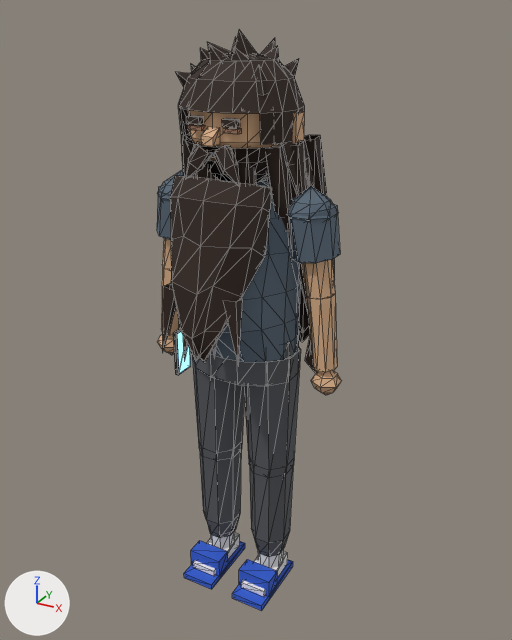
Before and after pictures for a commit that changed the glTF model client/public/models/genc.glb.
Both versions are drawn from a 50 mm camera at (1.013, -1.766, 1.868) aimed at (0.03, 0.022, 0.974). The lights are fixed; the arrows at lower left show +X, +Y and +Z. The first picture is the older version. Mesh edges are drawn as thin lines.

Script lines for the objects in view, before the commit:
```python
me_govde = bpy.data.meshes.new('govde')
me_govde.from_pydata(...)  # 631 vertices, 1113 faces; spans x -0.33..0.33, y -0.2..0.14, z 0.0..1.75
# faces by material slot: [379, 36, 358, 188, 80, 48, 24]
me_govde.materials.append(mat_ten)  # beige #e0b48c
me_govde.materials.append(mat_sac)  # brown #2e1e14
me_govde.materials.append(mat_ust)  # greyish blue #5b6b7a
me_govde.materials.append(mat_alt)  # dark grey #55575c
me_govde.materials.append(mat_corap)  # white #ededed
me_govde.materials.append(mat_terlik)  # blue #2d5bd0
me_govde.materials.append(mat_torba)  # brown #c8977a
me_sac_daginik = bpy.data.meshes.new('sac_daginik')
me_sac_daginik.from_pydata(...)  # 106 vertices, 124 faces; spans x -0.167..0.167, y -0.172..0.156, z 1.54..1.819
me_sac_daginik.materials.append(mat_sac)  # brown #2e1e14
me_sakal_lider = bpy.data.meshes.new('sakal_lider')
me_sakal_lider.from_pydata(...)  # 150 vertices, 236 faces; spans x -0.165..0.165, y -0.281..0.004, z 0.922..1.585
me_sakal_lider.materials.append(mat_sac)  # brown #2e1e14
ob_govde = bpy.data.objects.new('govde', me_govde)
ob_govde.location = (0.0, 0.0, 0.0)
ob_sac_daginik = bpy.data.objects.new('sac_daginik', me_sac_daginik)
ob_sac_daginik.location = (0.0, 0.0, 0.0)
ob_sakal_lider = bpy.data.objects.new('sakal_lider', me_sakal_lider)
ob_sakal_lider.location = (0.0, 0.0, 0.0)
# also in view: 'sac_lider' at (0.002, 0.047, 1.264)
```
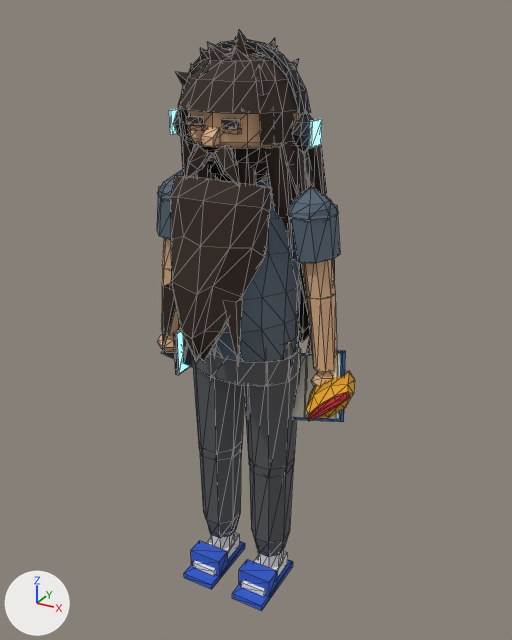
Pixel boxes [x1, y1, x2, y2] of what changed, in the pictures (512 x 640 px):
'kulaklik', added: after [169, 39, 322, 153]
    faces in mat_kulaklik (black #18181c): [173, 39, 313, 153]
    faces in mat_ekran (blue #8fd8ff, glowing blue #8fd8ff): [169, 109, 322, 148]
'cips', added: after [306, 371, 355, 421]
    faces in mat_cips (orange #e8a317): [306, 371, 355, 418]
    faces in mat_cips_bant (red #c8282a): [307, 392, 350, 421]
'kitap', added: after [292, 351, 346, 422]
    faces in mat_sayfa (white #f2eee2): [292, 353, 341, 419]
    faces in mat_kitap (blue #2e6fb8): [293, 351, 346, 422]
'gamepad', added (mostly hidden): after [161, 347, 193, 367]
    faces in mat_gamepad (black #1e1f24): [161, 347, 193, 367]

What the commit changed:
Material 'kulaklik' (mat_kulaklik) is new.
Its base color is (0.00913, 0.00913, 0.0116) (black #18181c).
Its roughness is 0.8.
Material 'sayfa' (mat_sayfa) is new.
Its base color is (0.888, 0.855, 0.761) (white #f2eee2).
Its roughness is 0.8.
Material 'kitap' (mat_kitap) is new.
Its base color is (0.0273, 0.159, 0.479) (blue #2e6fb8).
Its roughness is 0.8.
Material 'gamepad' (mat_gamepad) is new.
Its base color is (0.013, 0.0137, 0.0176) (black #1e1f24).
Its roughness is 0.8.
Material 'dugme' (mat_dugme) is new.
Its base color is (0.745, 0.0648, 0.0648) (red #e04848).
Its roughness is 0.8.
Material 'cips_bant' (mat_cips_bant) is new.
Its base color is (0.578, 0.0212, 0.0232) (red #c8282a).
Its roughness is 0.8.
Material 'cips' (mat_cips) is new.
Its base color is (0.807, 0.366, 0.00857) (orange #e8a317).
Its roughness is 0.8.
Mesh me_kulaklik is new.
It has 118 vertices, 220 faces and spans x -0.227..0.227, y -0.048..0.048, z 1.507..1.793.
Faces by material slot: [196, 24].
It uses material mat_kulaklik (black #18181c).
It uses material mat_ekran (blue #8fd8ff, glowing blue #8fd8ff).
Mesh me_kitap is new.
It has 24 vertices, 36 faces and spans x 0.066..0.373, y -0.078..0.137, z 0.632..0.935.
Faces by material slot: [12, 24].
It uses material mat_kitap (blue #2e6fb8).
It uses material mat_sayfa (white #f2eee2).
Mesh me_gamepad is new.
It has 40 vertices, 60 faces and spans x -0.318..-0.089, y -0.043..0.125, z 0.711..0.922.
Faces by material slot: [36, 12, 12].
It uses material mat_gamepad (black #1e1f24).
It uses material mat_dugme (red #e04848).
It uses material mat_ekran (blue #8fd8ff, glowing blue #8fd8ff).
Mesh me_cips is new.
It has 40 vertices, 88 faces and spans x 0.235..0.411, y -0.181..0.063, z 0.753..0.885.
Faces by material slot: [60, 28].
It uses material mat_cips (orange #e8a317).
It uses material mat_cips_bant (red #c8282a).
Object 'kulaklik' (ob_kulaklik) is new; it shows me_kulaklik.
Its location is (0.0, 0.0, 0.0).
Object 'kitap' (ob_kitap) is new; it shows me_kitap.
Its location is (0.0, 0.0, 0.0).
Object 'gamepad' (ob_gamepad) is new; it shows me_gamepad.
Its location is (0.0, 0.0, 0.0).
Object 'cips' (ob_cips) is new; it shows me_cips.
Its location is (0.0, 0.0, 0.0).
